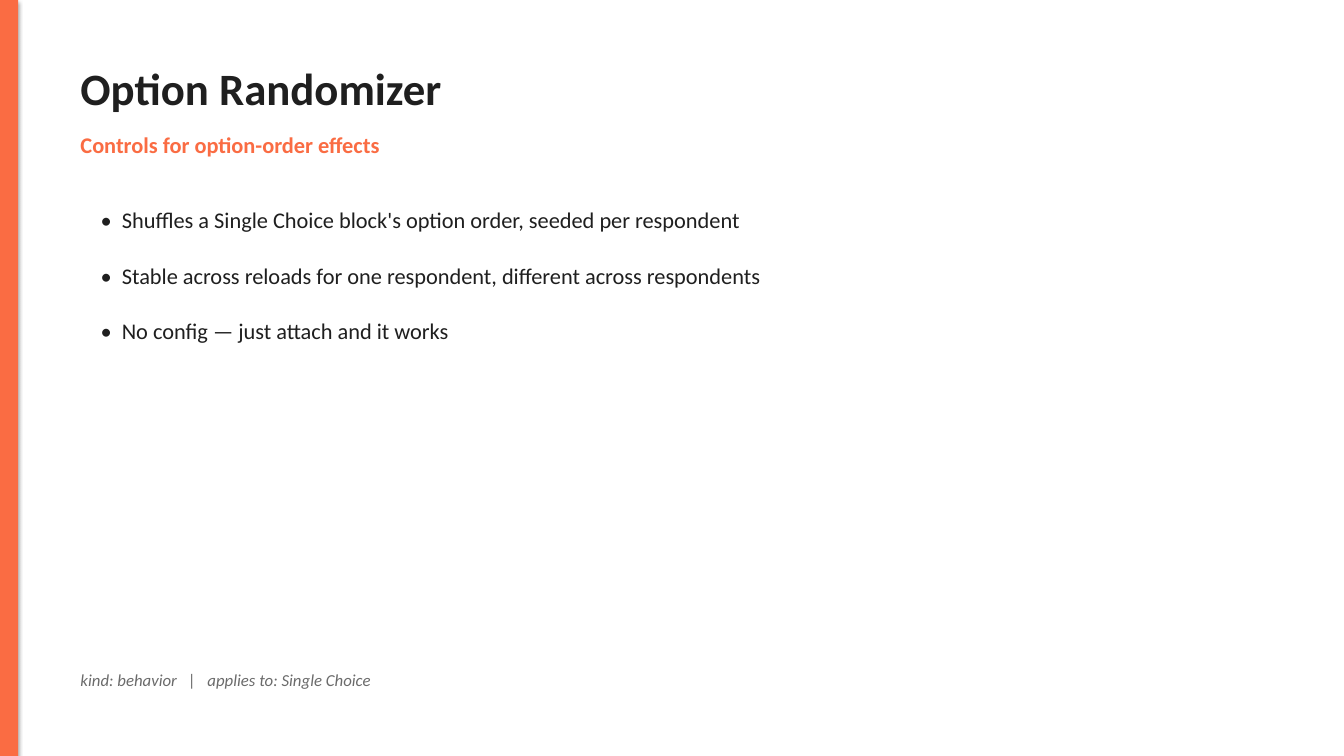
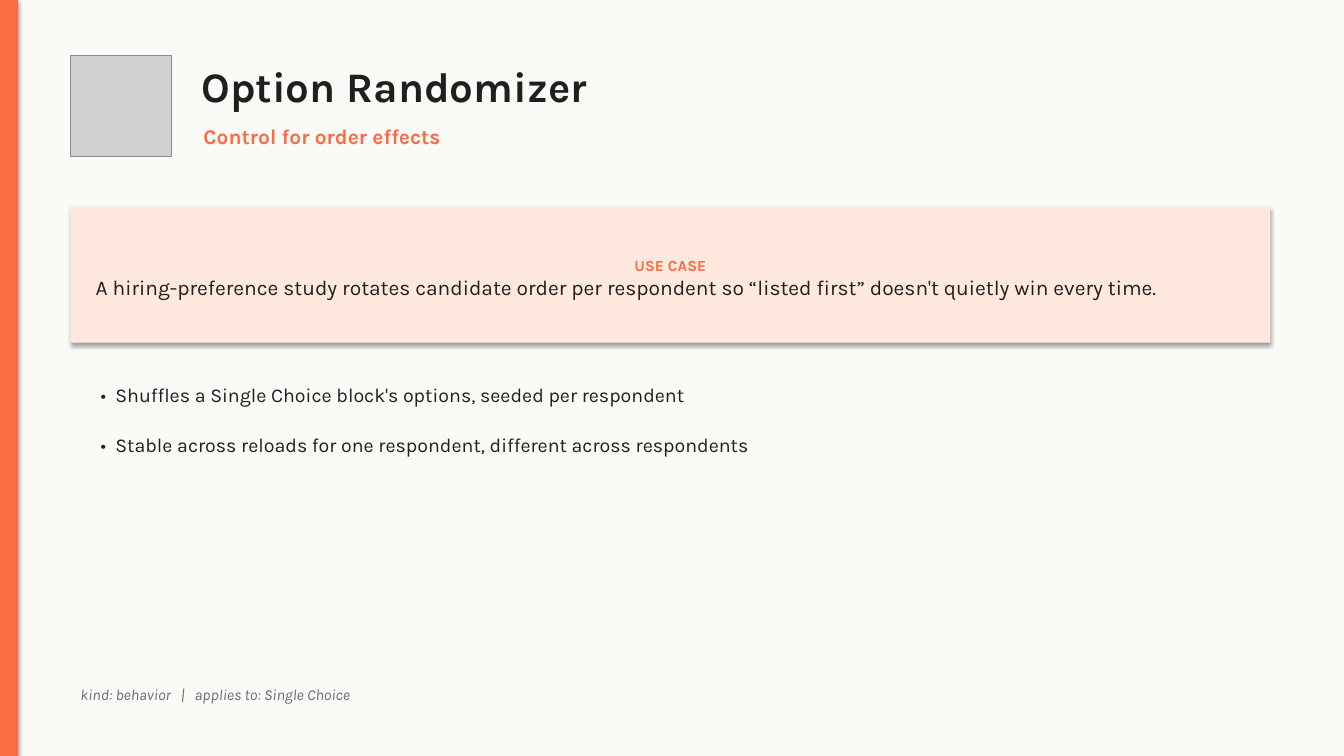
Before and after one commit to akilocorp/rag_platform, a slide deck: slide 17 of studio_instruments.pptx (slide 7 before the commit). Drawn at 1344x756 pixels with LibreOffice and Linux fonts; fonts in the diff are those of the drawing; grey boxes stand for pictures. Boxes give left, top, right and bottom in pixels: in the first picture for what was removed or moved away, otherwise in the second. Text is boxed around its words. In the diff, an @@ line names an element or a change of style, - is before the commit and + after.

```diff
--- a/studio_instruments.pptx
+++ b/studio_instruments.pptx
@@ rectangle added at [0,0,1344,756], fill #FAFAF7 @@
@@ picture added at [71,55,171,156] @@
@@ text "Option Randomizer": place and size @@
-text "Option Randomizer" at [80,73,441,112]
+text "Option Randomizer" at [201,72,586,112]
@@ text "Option Randomizer" at [201,72,586,112]: size 32 to 30 pt, font Calibri to Karla @@
@@ text at [203,129,440,145]: text changed; size 16 to 15 pt; font Calibri to Karla @@
-Controls for option-order effects
+Control for order effects
@@ rectangle added at [71,207,1270,343], fill #FFE9DF, 15 pt, text #1F1F1F @@
+USE CASE
+A hiring-preference study rotates candidate order per respondent so “listed first” doesn't quietly win every time.
@@ text removed at [122,323,448,343] @@
-• No config — just attach and it works
@@ text at [115,388,684,407]: text changed; size 16 to 14 pt; font Calibri to Karla @@
-• Shuffles a Single Choice block's option order, seeded per respondent
+• Shuffles a Single Choice block's options, seeded per respondent
@@ text "• Stable across reloads for ...": place and size @@
-text "• Stable across reloads for ..." at [122,268,760,288]
+text "• Stable across reloads for ..." at [115,438,749,457]
@@ text "• Stable across reloads for ..." at [115,438,749,457]: size 16 to 14 pt, font Calibri to Karla @@
@@ text "kind: behavior | applies to: ...": place and size @@
-text "kind: behavior | applies to: ..." at [80,674,371,689]
+text "kind: behavior | applies to: ..." at [80,689,350,704]
@@ text "kind: behavior | applies to: ..." at [80,689,350,704]: size 12 to 11 pt, font Calibri to Karla @@
```
Also in this commit, not shown: 15 other slides changed, 18 slides added, 8 slides removed.
